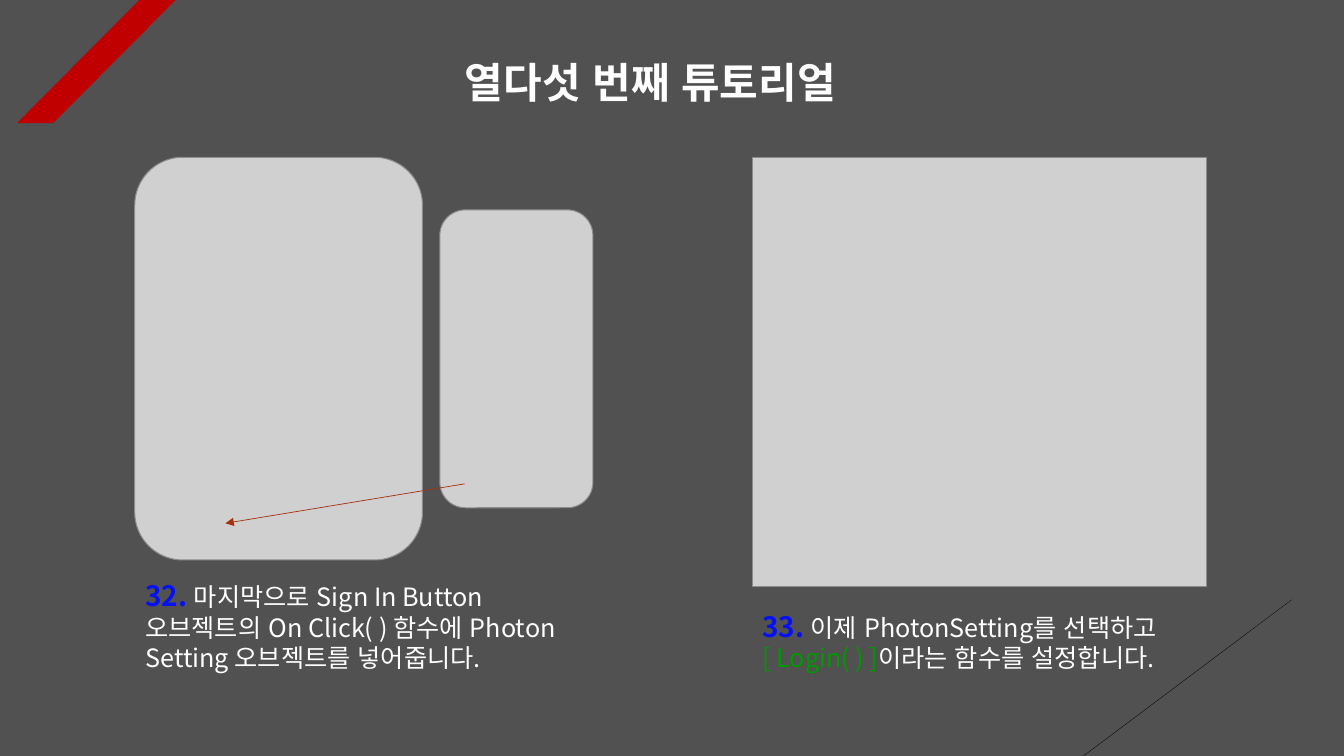
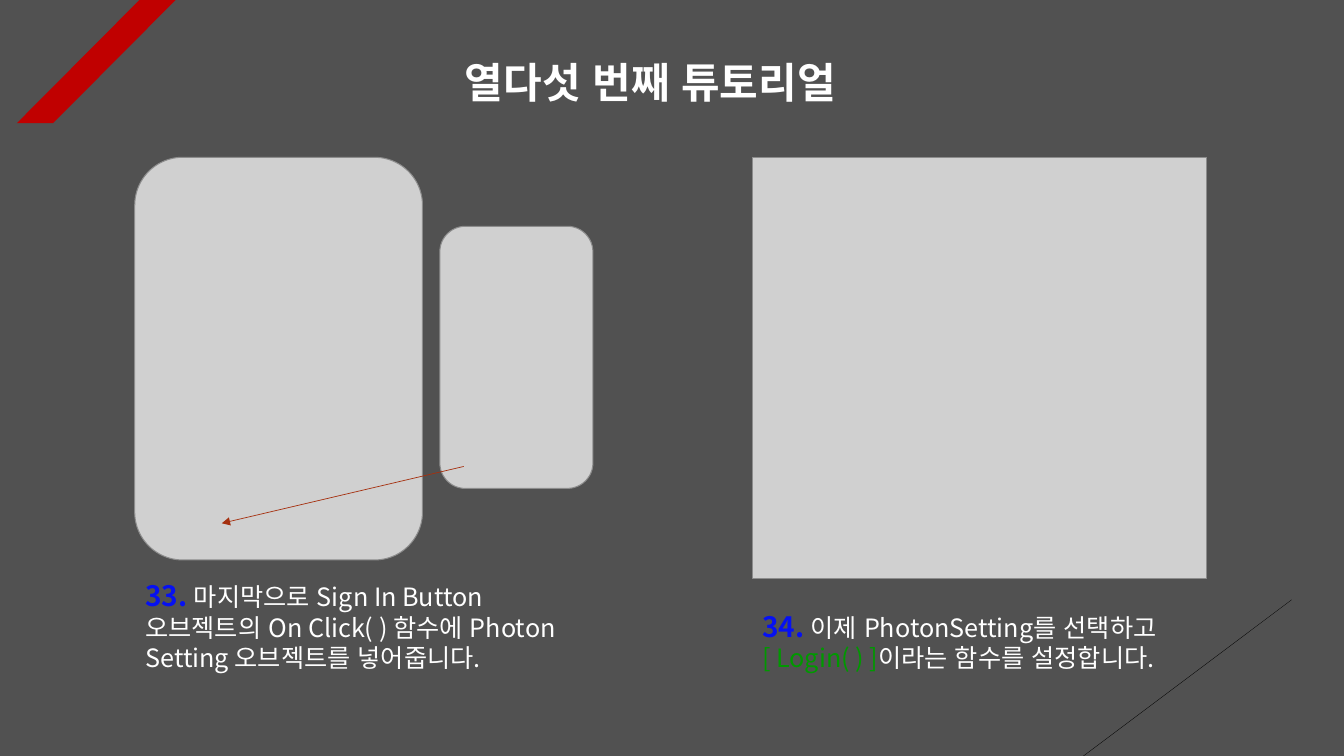
Before and after one commit to Unity2033/3D-UnityEngine, a slide deck: slide 15 of Assets/Class/Photon Server/PPT Data/Photon PlayFab.pptx. Drawn at 1344x756 pixels with LibreOffice and Linux fonts; fonts in the diff are those of the drawing; grey boxes stand for pictures. Boxes give left, top, right and bottom in pixels: in the first picture for what was removed or moved away, otherwise in the second. Text is boxed around its words. In the diff, an @@ line names an element or a change of style, - is before the commit and + after.

```diff
--- a/Assets/Class/Photon Server/PPT Data/Photon PlayFab.pptx
+++ b/Assets/Class/Photon Server/PPT Data/Photon PlayFab.pptx
@@ picture: place and size @@
-picture at (752,157,1207,586)
+picture at (752,157,1207,578)
@@ picture: place and size @@
-picture at (440,210,593,508)
+picture at (440,227,593,489)
@@ arrow moved from (465, 484) - (226, 523) to (464, 467) - (222, 523) @@
@@ text at (145,585,556,674): text changed @@
-32. 마지막으로 Sign In Button 오브젝트의 On Click( ) 함수에 Photon Setting 오브젝트를 넣어줍니다.
+33. 마지막으로 Sign In Button 오브젝트의 On Click( ) 함수에 Photon Setting 오브젝트를 넣어줍니다.
@@ text at (762,616,1157,643): text changed @@
-33. 이제 PhotonSetting를 선택하고
+34. 이제 PhotonSetting를 선택하고
```
Also in this commit, not shown: 7 other slides changed, 1 slide removed, 43 other files.
